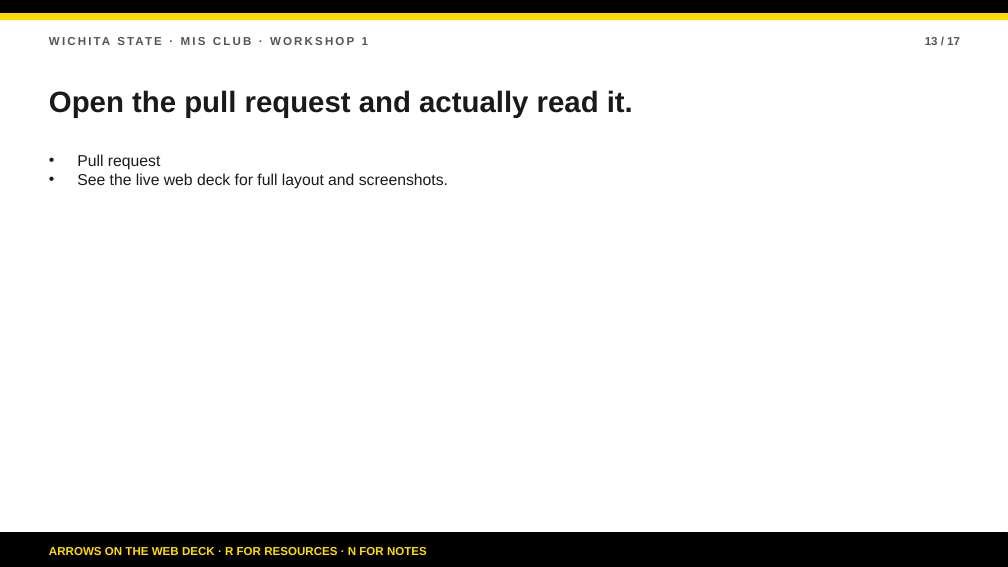
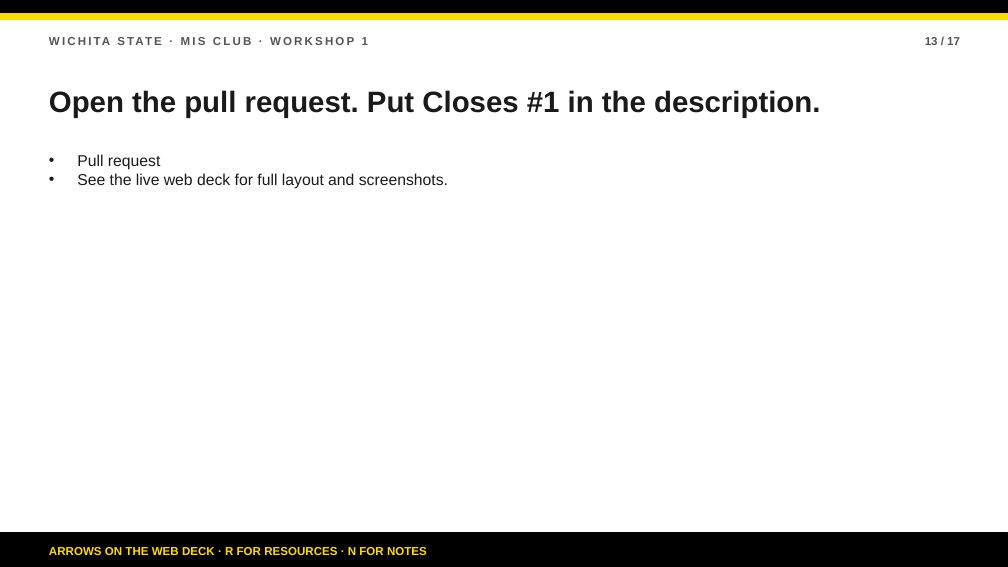
Before and after one commit to bsbcyber/workshop-site, a slide deck: slide 13 of downloads/workshop-1-presentation.pptx. Drawn at 1008x567 pixels with LibreOffice and Linux fonts; fonts in the diff are those of the drawing. Boxes give left, top, right and bottom in pixels: in the first picture for what was removed or moved away, otherwise in the second. Text is boxed around its words. In the diff, an @@ line names an element or a change of style, - is before the commit and + after.

```diff
--- a/downloads/workshop-1-presentation.pptx
+++ b/downloads/workshop-1-presentation.pptx
@@ text at <box>49,90,820,118</box>: text changed @@
-Open the pull request and actually read it.
+Open the pull request. Put Closes #1 in the description.
```
Also in this commit, not shown: 8 other files.
